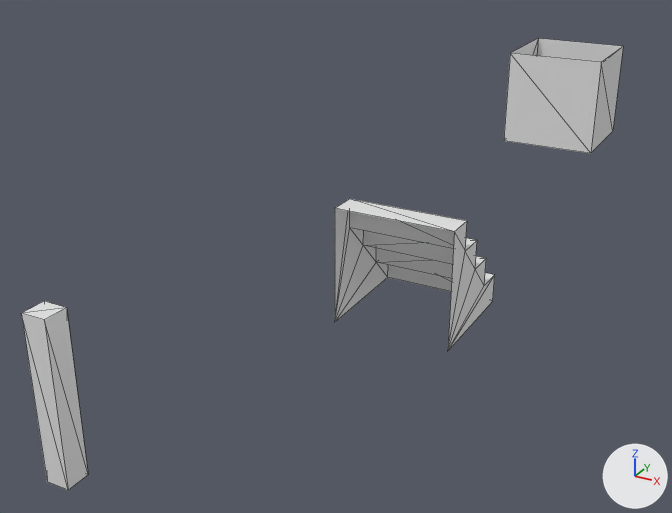
An edit to the glTF model public/Stairs.glb, drawn before and after from the same camera.
Rendered twice from a 50 mm camera at (3.29, -5.96, 3.07) aimed at (-0.19, 0.37, -0.09). The axes (+X, +Y, +Z) are drawn at lower right. The lights are the same throughout. Mesh edges are drawn as thin lines. Where no turn or scale is listed for an object, it has been applied to the vertices.

The older version as bpy lines, for what is in view:
```python
me_cube_082 = bpy.data.meshes.new('Cube.082')
me_cube_082.from_pydata(...)  # 20 vertices, 32 faces; spans x -0.5..0.5, y -0.5..0.5, z -0.5..0.5
me_cube_082.materials.append(mat_material_065)  # white #e7e7e7
me_cube_084 = bpy.data.meshes.new('Cube.084')
me_cube_084.from_pydata(...)  # a box spanning x -0.5..-0.35, y 0.35..0.5, z -0.5..0.5
me_cube_084.materials.append(mat_material_076)  # white #e7e7e7
me_cube_088 = bpy.data.meshes.new('Cube.088')
me_cube_088.from_pydata(...)  # 8 vertices, 8 faces; spans x -0.5..0.5, y -0.5..0.5, z -0.5..0.5
me_cube_088.materials.append(mat_material_078)
ob_poles = bpy.data.objects.new('Poles', me_cube_084)
ob_poles.location = (0.5, -3.5, 0.5)
ob_stairs = bpy.data.objects.new('Stairs', me_cube_082)
ob_stairs.location = (0.5, 0.5, 0.0)
ob_tube = bpy.data.objects.new('Tube', me_cube_088)
ob_tube.location = (0.5, 4.5, 0.5)
```
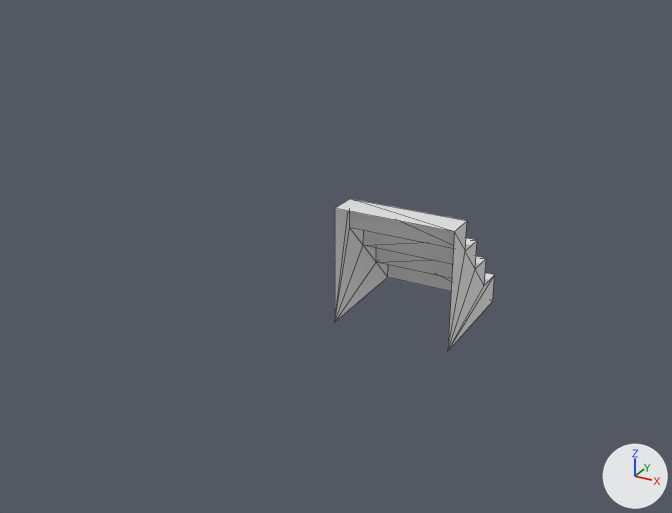
The newer file is also turned or shifted as a whole; pictures and numbers use the older file's frame.

Edits to the bpy script that builds the scene:
```text
Remove ob_poles:
    ob_poles = bpy.data.objects.new('Poles', me_cube_084)
    ob_poles.location = (0.5, -3.5, 0.5)
Remove ob_tube:
    ob_tube = bpy.data.objects.new('Tube', me_cube_088)
    ob_tube.location = (0.5, 4.5, 0.5)
```

Boxes [x1, y1, x2, y2] around the edits, measured in the pictures (672 x 513 px):
'Tube', deleted: before [504, 38, 623, 153]
'Poles', deleted: before [22, 301, 88, 490]
